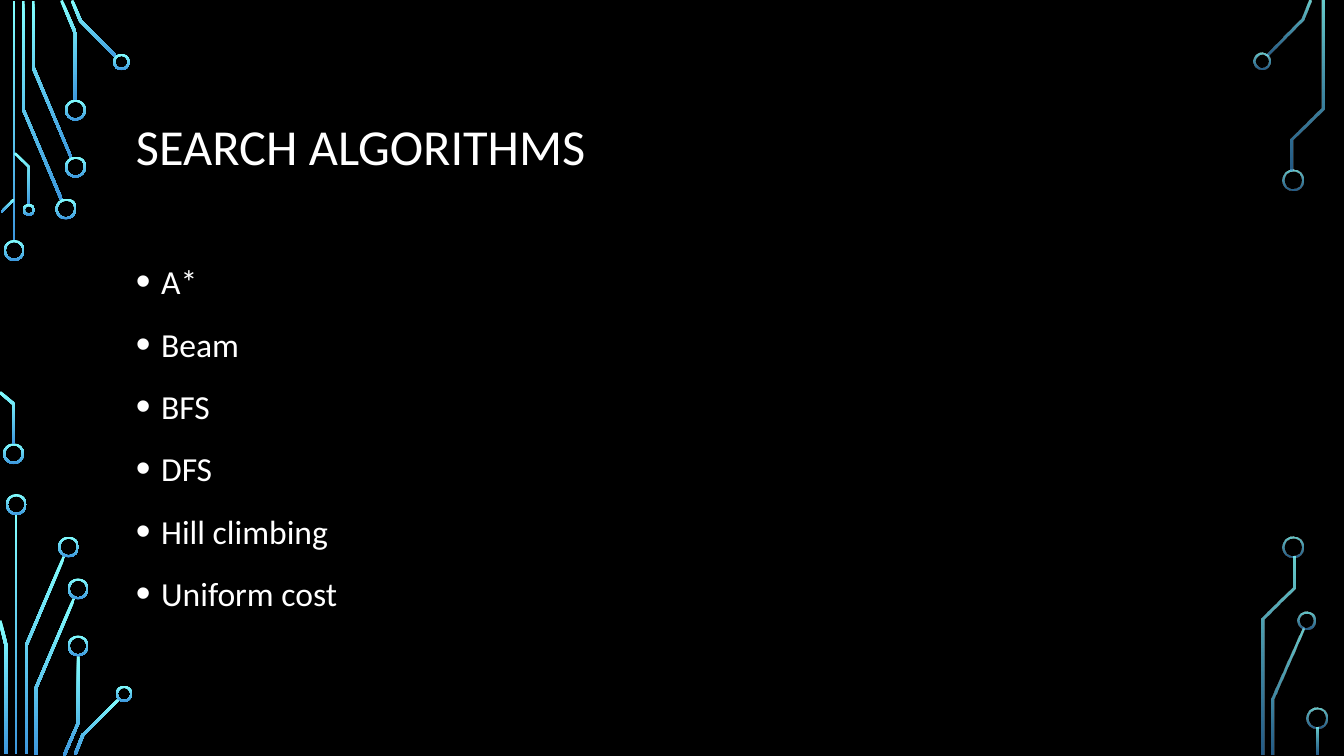
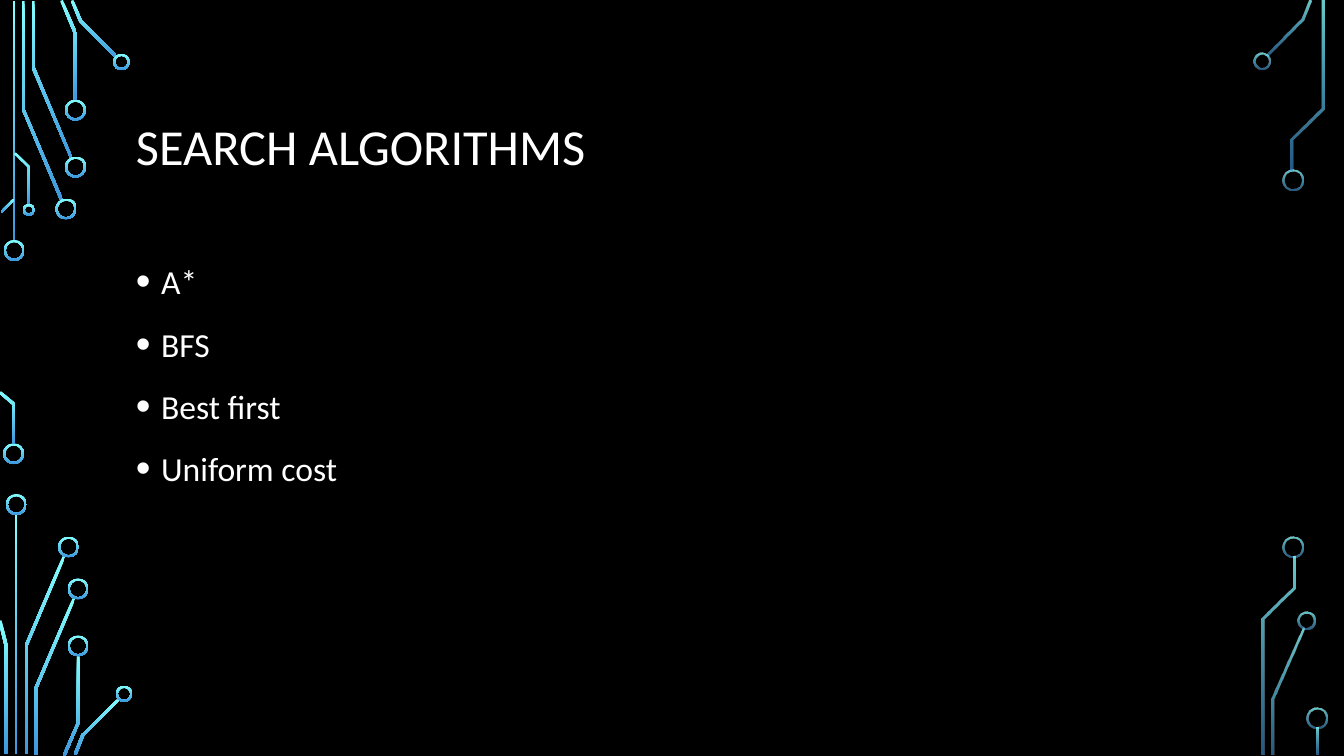
Before and after one commit to GeorgeQLe/GeneticAlgorithm, a slide deck: slide 3 of Using Genetic Algorithm as a Metaheuristic for Search.pptx. Drawn at 1344x756 pixels with LibreOffice and Linux fonts; fonts in the diff are those of the drawing; background and template pictures are left out. Boxes give left, top, right and bottom in pixels: in the first picture for what was removed or moved away, otherwise in the second. Text is boxed around its words. In the diff, an @@ line names an element or a change of style, - is before the commit and + after.

Commit message:
Continued work on Genetic Algorithm Architecture

```diff
--- a/Using Genetic Algorithm as a Metaheuristic for Search.pptx
+++ b/Using Genetic Algorithm as a Metaheuristic for Search.pptx
@@ text at [161,335,239,358]: paragraph removed @@
-• Beam
@@ text at [161,395,281,420]: text changed @@
-• DFS
-• Hill climbing
+• Best first
```
Also in this commit, not shown: 3 other slides changed, 2 slides added, 2 slides removed, 40 other files.
